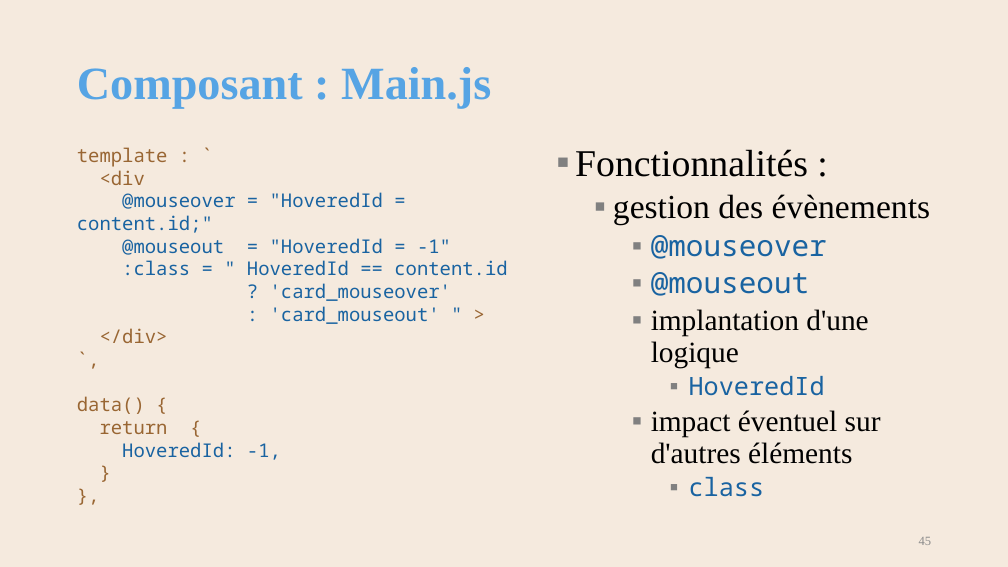
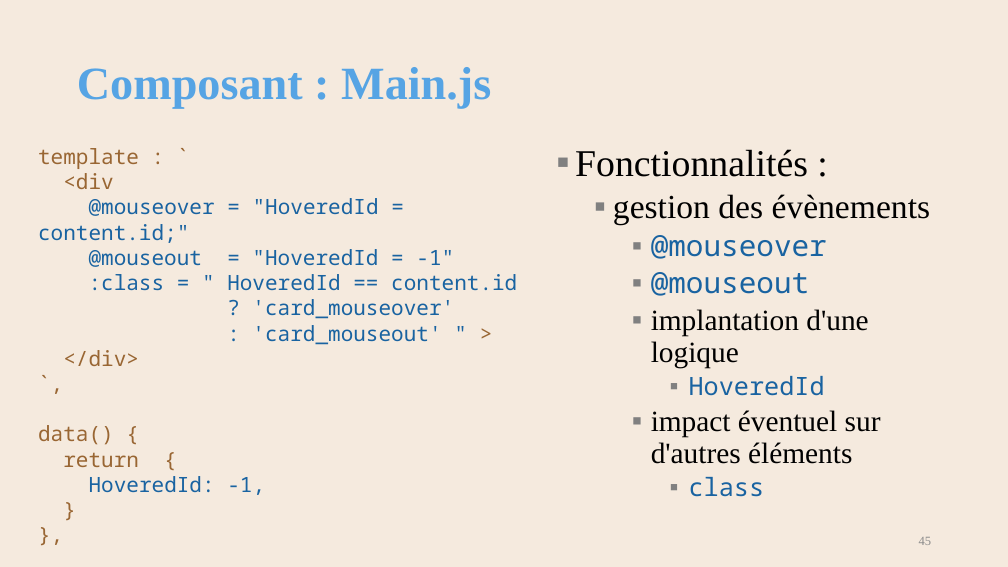
Before and after one commit to AlainWafflard/4IPW3, a slide deck: slide 45 of syllabus/19_composant_vuejs/syllabus_19_composant.pptx. Drawn at 1008x567 pixels with LibreOffice and Linux fonts; fonts in the diff are those of the drawing; background and template pictures are left out. Boxes give left, top, right and bottom in pixels: in the first picture for what was removed or moved away, otherwise in the second. Text is boxed around its words. In the diff, an @@ line names an element or a change of style, - is before the commit and + after.

```diff
--- a/syllabus/19_composant_vuejs/syllabus_19_composant.pptx
+++ b/syllabus/19_composant_vuejs/syllabus_19_composant.pptx
@@ text "template : `" moved from (x1=77, y1=147, x2=507, y2=460) to (x1=38, y1=148, x2=517, y2=495) @@
@@ text "template : `" at (x1=38, y1=148, x2=517, y2=495): size 18 to 20 pt @@
```
Also in this commit, not shown: 9 other slides changed, 48 other files.
